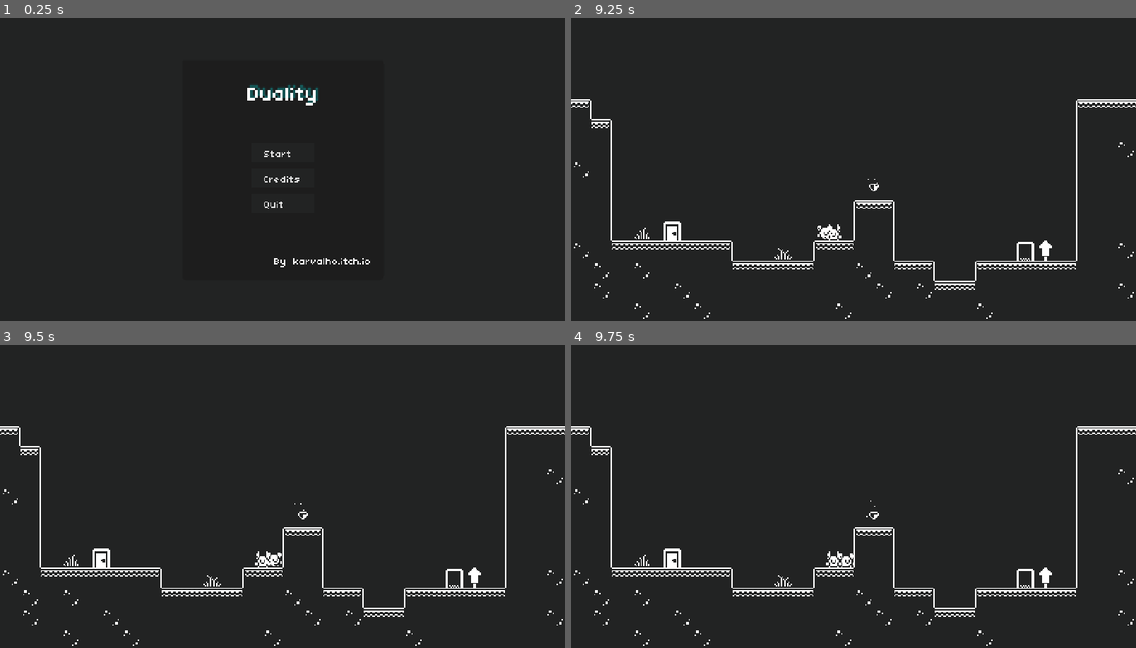
Above: before the commit, frames 1-4 (two rows, left to right).
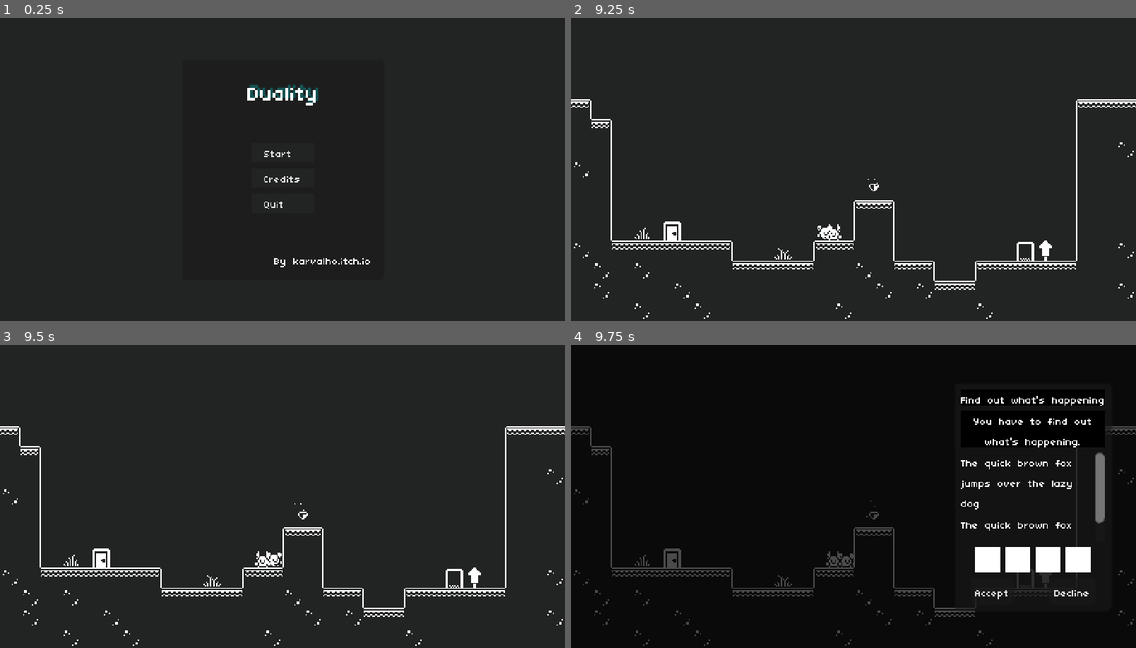
Above: after the commit, the same moments.

Repository: jrenato/duality
Game: Godot game, scene res://UI/main_menu.tscn
The game is run twice, just before and just after one commit, with the same random seed, the same clock (stepped at 60 frames per second) and the same inputs.
Inputs:
- Up to frame 1 (0.25 s): no input
- Up to frame 2 (9.25 s): click "Start" at 0.5 s; hold D (move_right) 1.28-2.78 s; tap Space (jump) at 1.35, 1.52, 1.82, 2.27, 2.3, 2.57, 2.85, 3.77, 3.8, 4.07, 4.35, 4.52, 4.82, 5.27, 5.3, 5.57, 5.85, 6.77, 6.8, 7.07, 7.35, 7.52, 7.82, 8.27, 8.3, 8.57, 8.85 s; tap W (enter) every 1.5 s from 2.1 to 8.1 s; hold A (move_left) 2.78-3.53 s; hold D (move_right) 3.53-5.03 s; hold A (move_left) 5.03-5.78 s; hold D (move_right) 5.78-6.53 s; hold A (move_left) 6.53-8.03 s; hold D (move_right) from 8.03 s (still down)
- Up to frame 3 (9.5 s): keep holding D (move_right)
- Up to frame 4 (9.75 s): keep holding D (move_right); tap W (enter) at 9.6 s

Frames 1-3 are identical in both runs. In frame 4, 86% of the frame differs, in the area x 0-100%, y 0-100%.

Commit message:
Added quest giver screen

Diff:
--- a/Systems/Quest/Components/quest_giver_component.gd
+++ b/Systems/Quest/Components/quest_giver_component.gd
@@ -1,12 +1,16 @@
 extends Node
 
 @export var quest_id : int
+
+@onready var quest_giver_screen : QuestGiverScreen = %QuestGiverScreen
 
 var quest_details : QuestDetails
 
 
 func _ready() -> void:
+	quest_giver_screen.visible = false
 	quest_details = QuestDatabase.get_quest(1001)
+	quest_giver_screen.set_quest_details(quest_details)
 
 
 func interact_with(player : Player) -> void:
@@ -21,5 +25,4 @@
 
 
 func display_quest() -> void:
-	# TODO: Display quest
-	print(quest_details.quest_name)
+	quest_giver_screen.visible = true
--- a/Systems/Quest/Components/quest_giver_component.tscn
+++ b/Systems/Quest/Components/quest_giver_component.tscn
@@ -1,6 +1,11 @@
-[gd_scene load_steps=2 format=3 uid="uid://bkwxbsfyg04ng"]
+[gd_scene load_steps=3 format=3 uid="uid://bkwxbsfyg04ng"]
 
 [ext_resource type="Script" path="res://Systems/Quest/Components/quest_giver_component.gd" id="1_37opb"]
+[ext_resource type="PackedScene" uid="uid://cvku3xmbdrgyh" path="res://Systems/UI/quest_giver_screen.tscn" id="2_7hvyr"]
 
 [node name="QuestGiverComponent" type="Node"]
 script = ExtResource("1_37opb")
+
+[node name="QuestGiverScreen" parent="." instance=ExtResource("2_7hvyr")]
+unique_name_in_owner = true
+visible = false
--- /dev/null
+++ b/Systems/UI/quest_giver_screen.gd
@@ -0,0 +1,18 @@
+extends CanvasLayer
+class_name QuestGiverScreen
+
+@onready var title_label: Label = %TitleLabel
+@onready var description_label: Label = %DescriptionLabel
+@onready var stage_label: Label = %StageLabel
+@onready var objectives_label: Label = %ObjectivesLabel
+@onready var accept_button: Button = %AcceptButton
+@onready var decline_button: Button = %DeclineButton
+
+
+func _ready() -> void:
+	visible = false
+
+
+func set_quest_details(quest_details : QuestDetails) -> void:
+	title_label.text = quest_details.quest_name
+	description_label.text = quest_details.log_description
--- /dev/null
+++ b/Systems/UI/quest_giver_screen.tscn
@@ -0,0 +1,139 @@
+[gd_scene load_steps=4 format=3 uid="uid://cvku3xmbdrgyh"]
+
+[ext_resource type="FontFile" uid="uid://dk0lde2ju67sl" path="res://Assets/TinyUnicode.ttf" id="1_5daq3"]
+[ext_resource type="Script" path="res://Systems/UI/quest_giver_screen.gd" id="1_5ev5p"]
+
+[sub_resource type="StyleBoxFlat" id="StyleBoxFlat_c0y7w"]
+
+[node name="QuestGiverScreen" type="CanvasLayer"]
+script = ExtResource("1_5ev5p")
+
+[node name="ColorRect" type="ColorRect" parent="."]
+anchors_preset = 15
+anchor_right = 1.0
+anchor_bottom = 1.0
+grow_horizontal = 2
+grow_vertical = 2
+color = Color(0, 0, 0, 0.705882)
+
+[node name="MarginContainer" type="MarginContainer" parent="."]
+anchors_preset = 6
+anchor_left = 1.0
+anchor_top = 0.5
+anchor_right = 1.0
+anchor_bottom = 0.5
+offset_left = -40.0
+offset_top = -20.0
+offset_bottom = 20.0
+grow_horizontal = 0
+grow_vertical = 2
+theme_override_constants/margin_right = 20
+
+[node name="PanelContainer" type="PanelContainer" parent="MarginContainer"]
+custom_minimum_size = Vector2(120, 180)
+layout_mode = 2
+
+[node name="MarginContainer" type="MarginContainer" parent="MarginContainer/PanelContainer"]
+layout_mode = 2
+theme_override_constants/margin_left = 5
+theme_override_constants/margin_top = 5
+theme_override_constants/margin_right = 5
+theme_override_constants/margin_bottom = 5
+
+[node name="VBoxContainer" type="VBoxContainer" parent="MarginContainer/PanelContainer/MarginContainer"]
+layout_mode = 2
+
+[node name="PanelContainer" type="PanelContainer" parent="MarginContainer/PanelContainer/MarginContainer/VBoxContainer"]
+layout_mode = 2
+
+[node name="ColorRect" type="ColorRect" parent="MarginContainer/PanelContainer/MarginContainer/VBoxContainer/PanelContainer"]
+layout_mode = 2
+color = Color(0, 0, 0, 1)
+
+[node name="TitleLabel" type="Label" parent="MarginContainer/PanelContainer/MarginContainer/VBoxContainer/PanelContainer"]
+unique_name_in_owner = true
+layout_mode = 2
+theme_override_fonts/font = ExtResource("1_5daq3")
+text = "Quest Title"
+horizontal_alignment = 1
+
+[node name="PanelContainer2" type="PanelContainer" parent="MarginContainer/PanelContainer/MarginContainer/VBoxContainer"]
+layout_mode = 2
+
+[node name="ColorRect" type="ColorRect" parent="MarginContainer/PanelContainer/MarginContainer/VBoxContainer/PanelContainer2"]
+layout_mode = 2
+color = Color(0, 0, 0, 1)
+
+[node name="DescriptionLabel" type="Label" parent="MarginContainer/PanelContainer/MarginContainer/VBoxContainer/PanelContainer2"]
+unique_name_in_owner = true
+layout_mode = 2
+size_flags_vertical = 1
+theme_override_fonts/font = ExtResource("1_5daq3")
+text = "The quick brown fox jumps over the lazy dog"
+horizontal_alignment = 1
+autowrap_mode = 2
+
+[node name="ScrollContainer" type="ScrollContainer" parent="MarginContainer/PanelContainer/MarginContainer/VBoxContainer"]
+layout_mode = 2
+size_flags_vertical = 3
+
+[node name="VBoxContainer" type="VBoxContainer" parent="MarginContainer/PanelContainer/MarginContainer/VBoxContainer/ScrollContainer"]
+layout_mode = 2
+size_flags_horizontal = 3
+size_flags_vertical = 3
+
+[node name="StageLabel" type="Label" parent="MarginContainer/PanelContainer/MarginContainer/VBoxContainer/ScrollContainer/VBoxContainer"]
+unique_name_in_owner = true
+layout_mode = 2
+size_flags_vertical = 1
+theme_override_fonts/font = ExtResource("1_5daq3")
+text = "The quick brown fox jumps over the lazy dog"
+autowrap_mode = 2
+
+[node name="ObjectivesLabel" type="Label" parent="MarginContainer/PanelContainer/MarginContainer/VBoxContainer/ScrollContainer/VBoxContainer"]
+unique_name_in_owner = true
+layout_mode = 2
+theme_override_fonts/font = ExtResource("1_5daq3")
+text = "The quick brown fox jumps over the lazy dog"
+autowrap_mode = 2
+
+[node name="HBoxContainer" type="HBoxContainer" parent="MarginContainer/PanelContainer/MarginContainer/VBoxContainer"]
+layout_mode = 2
+alignment = 1
+
+[node name="ColorRect" type="ColorRect" parent="MarginContainer/PanelContainer/MarginContainer/VBoxContainer/HBoxContainer"]
+custom_minimum_size = Vector2(20, 20)
+layout_mode = 2
+
+[node name="ColorRect2" type="ColorRect" parent="MarginContainer/PanelContainer/MarginContainer/VBoxContainer/HBoxContainer"]
+custom_minimum_size = Vector2(20, 20)
+layout_mode = 2
+
+[node name="ColorRect3" type="ColorRect" parent="MarginContainer/PanelContainer/MarginContainer/VBoxContainer/HBoxContainer"]
+custom_minimum_size = Vector2(20, 20)
+layout_mode = 2
+
+[node name="ColorRect4" type="ColorRect" parent="MarginContainer/PanelContainer/MarginContainer/VBoxContainer/HBoxContainer"]
+custom_minimum_size = Vector2(20, 20)
+layout_mode = 2
+
+[node name="HBoxContainer2" type="HBoxContainer" parent="MarginContainer/PanelContainer/MarginContainer/VBoxContainer"]
+layout_mode = 2
+alignment = 1
+
+[node name="AcceptButton" type="Button" parent="MarginContainer/PanelContainer/MarginContainer/VBoxContainer/HBoxContainer2"]
+unique_name_in_owner = true
+layout_mode = 2
+theme_override_fonts/font = ExtResource("1_5daq3")
+text = "Accept"
+
+[node name="VSeparator" type="VSeparator" parent="MarginContainer/PanelContainer/MarginContainer/VBoxContainer/HBoxContainer2"]
+layout_mode = 2
+theme_override_constants/separation = 20
+theme_override_styles/separator = SubResource("StyleBoxFlat_c0y7w")
+
+[node name="DeclineButton" type="Button" parent="MarginContainer/PanelContainer/MarginContainer/VBoxContainer/HBoxContainer2"]
+unique_name_in_owner = true
+layout_mode = 2
+theme_override_fonts/font = ExtResource("1_5daq3")
+text = "Decline"
